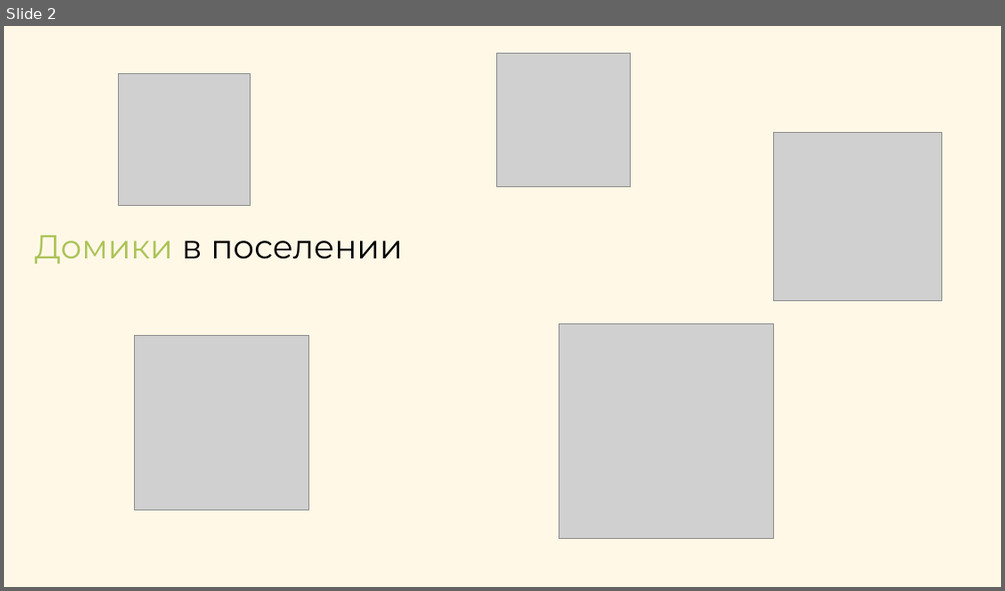
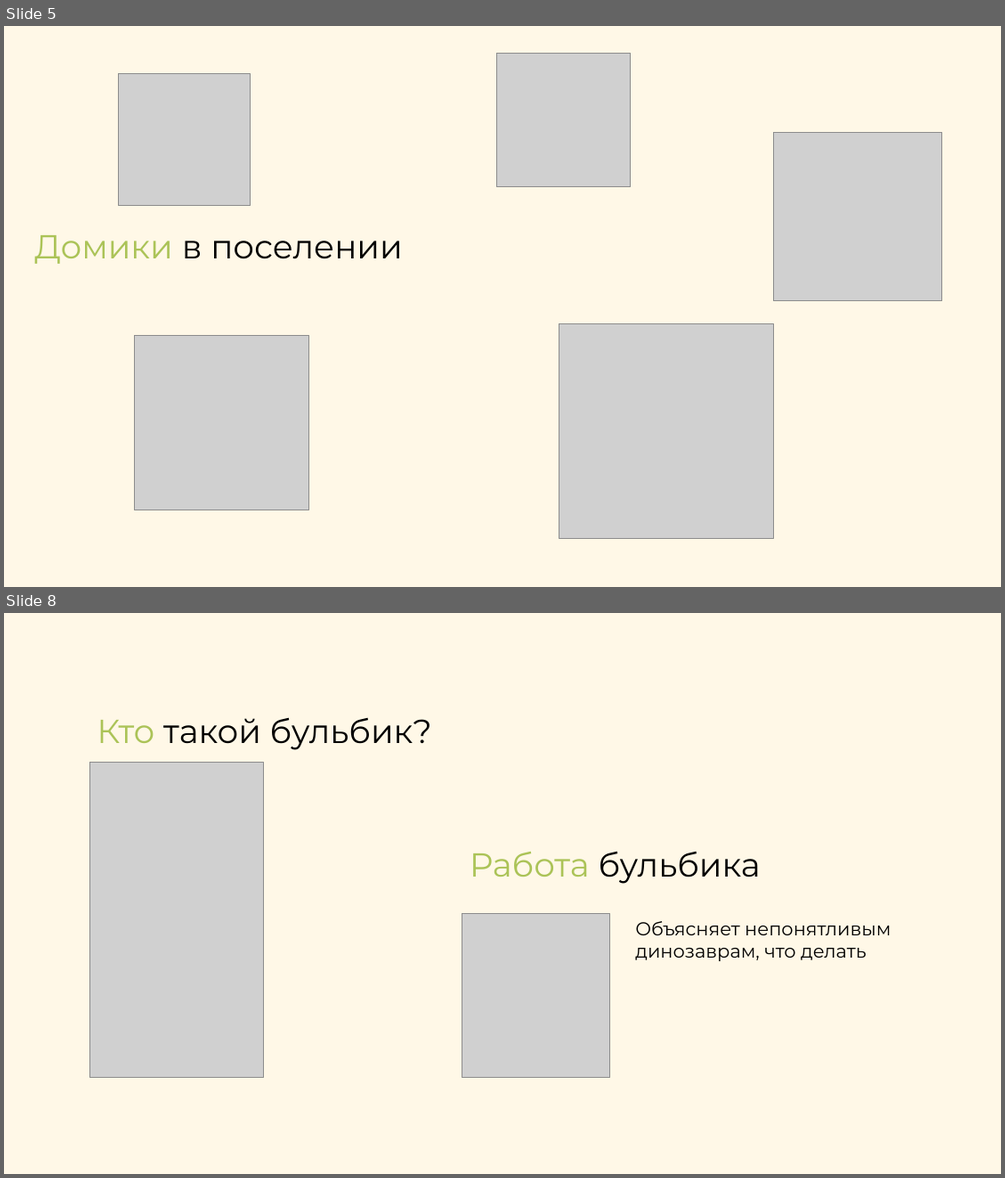
Before and after one commit to AndreiDuvakin/PyGame-Project, a slide deck: data/documents/Презентация.pptx. Shown one above the other, each under a label of ours: slide 2 before the commit, slides 5 and 8 after it; the slides between them are not shown. The pictures are 1005x591 and 1005x1178 pixels, drawn with LibreOffice and Linux fonts; fonts in the diff are those of the drawing; grey boxes stand for pictures. Boxes give left, top, right and bottom in pixels: in the first picture for what was removed or moved away, otherwise in the second. Text is boxed around its words. In the diff, an @@ line names an element or a change of style, - is before the commit and + after.

```diff
--- a/data/documents/Презентация.pptx
+++ b/data/documents/Презентация.pptx
@@ slide 8 added at (4,613,1001,1174), background #FFF8E7 @@
@@ title added at (97,717,432,750), 32 pt, text #000000 @@
+Кто такой бульбик?
@@ picture added at (89,763,263,1078) @@
@@ text added at (469,851,760,884), 32 pt, text #000000 @@
+Работа бульбика
@@ picture added at (462,913,610,1077) @@
@@ text added at (635,921,890,961), 18 pt, text #000000 @@
+Объясняет непонятливым динозаврам, что делать
@@ what was slide 2 is now slide 5 @@
```
Also in this commit, not shown: 3 slides changed, 3 other slides added, 1 slide removed.
